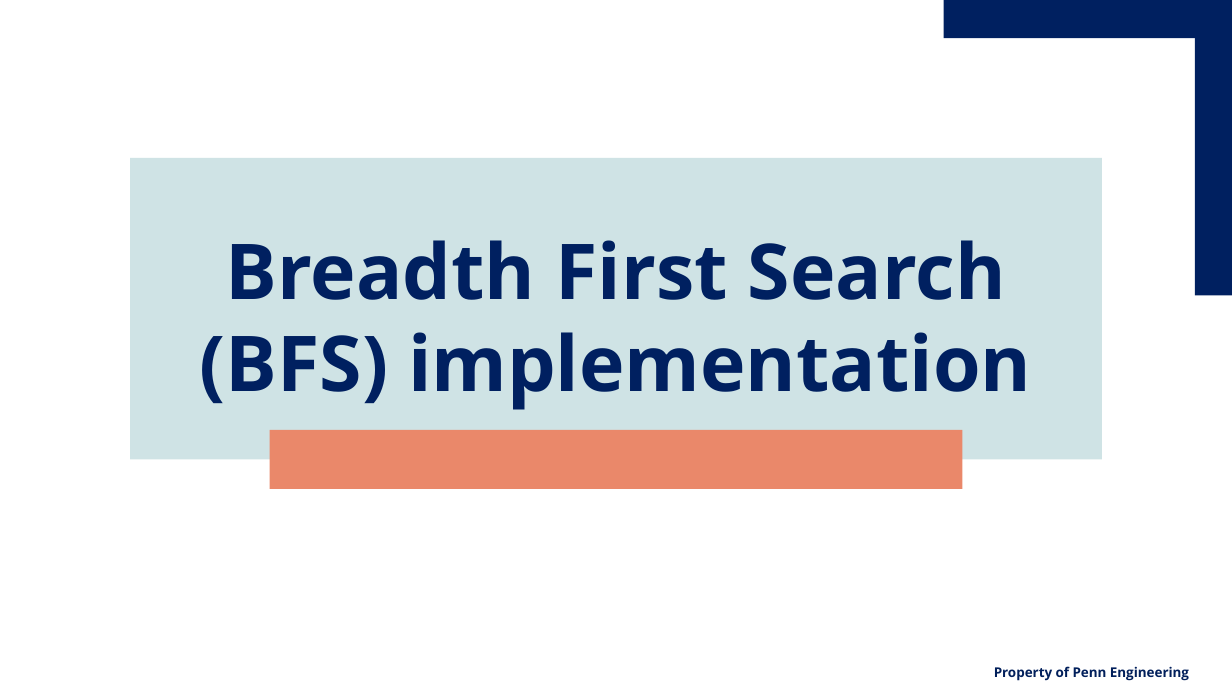
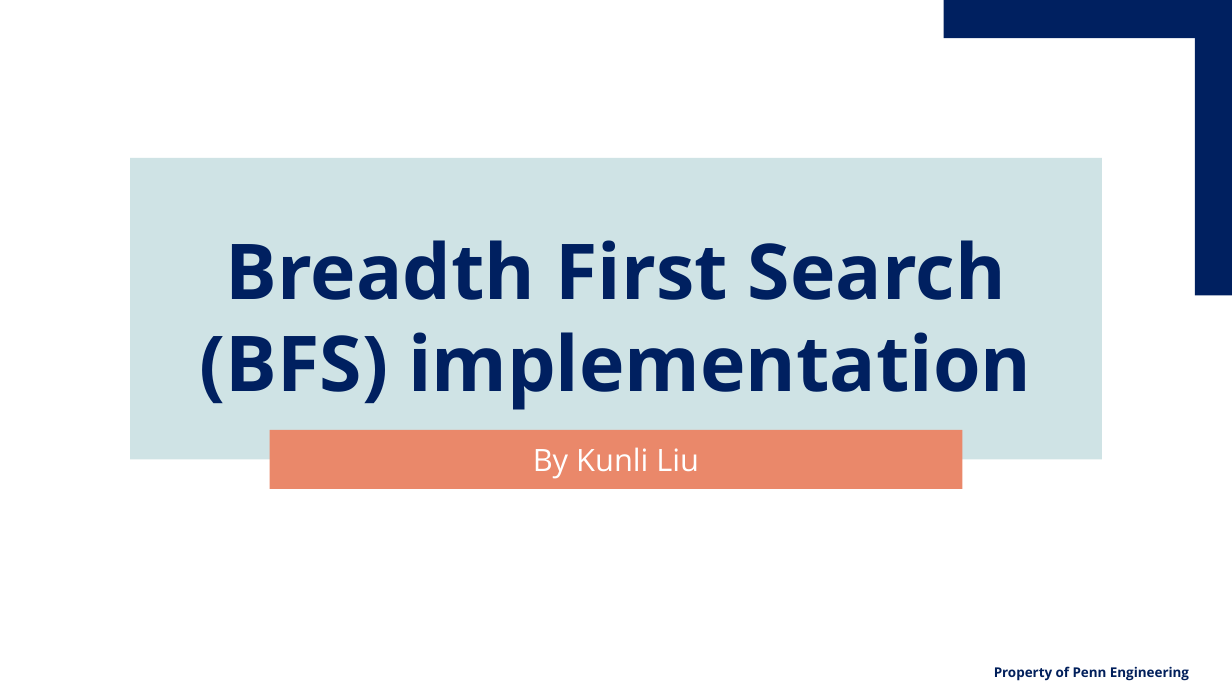
Before and after one commit to liukunli/Leetcode-optimized-solution-in-java-with-clear-explanation, a slide deck: slide 1 of BFS implementation.pptx. Drawn at 1232x693 pixels with LibreOffice and Linux fonts; fonts in the diff are those of the drawing; background and template pictures are left out. Boxes give left, top, right and bottom in pixels: in the first picture for what was removed or moved away, otherwise in the second. Text is boxed around its words. In the diff, an @@ line names an element or a change of style, - is before the commit and + after.

```diff
--- a/BFS implementation.pptx
+++ b/BFS implementation.pptx
@@ subtitle added at (533, 447, 699, 479), 24 pt, text #FFFFFF @@
+By Kunli Liu
```
